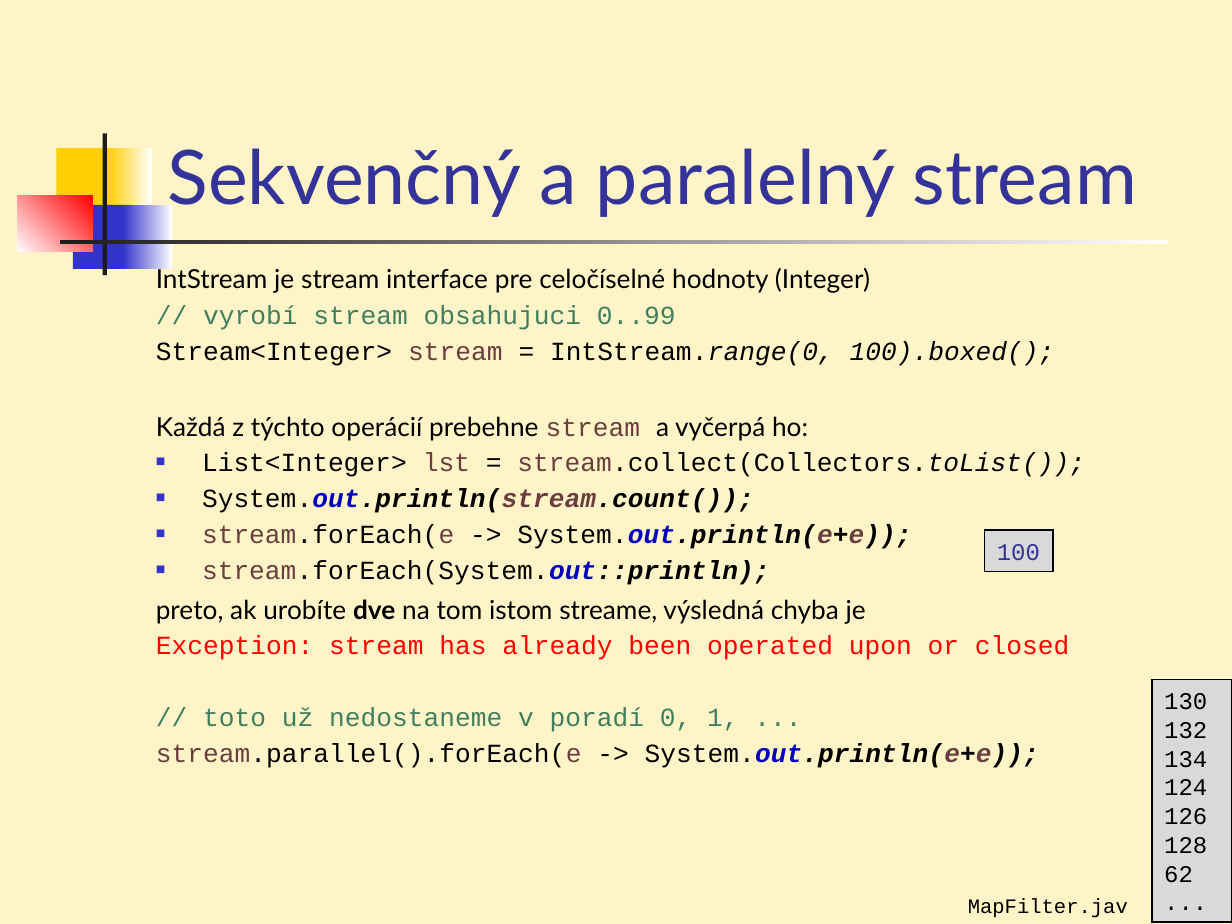
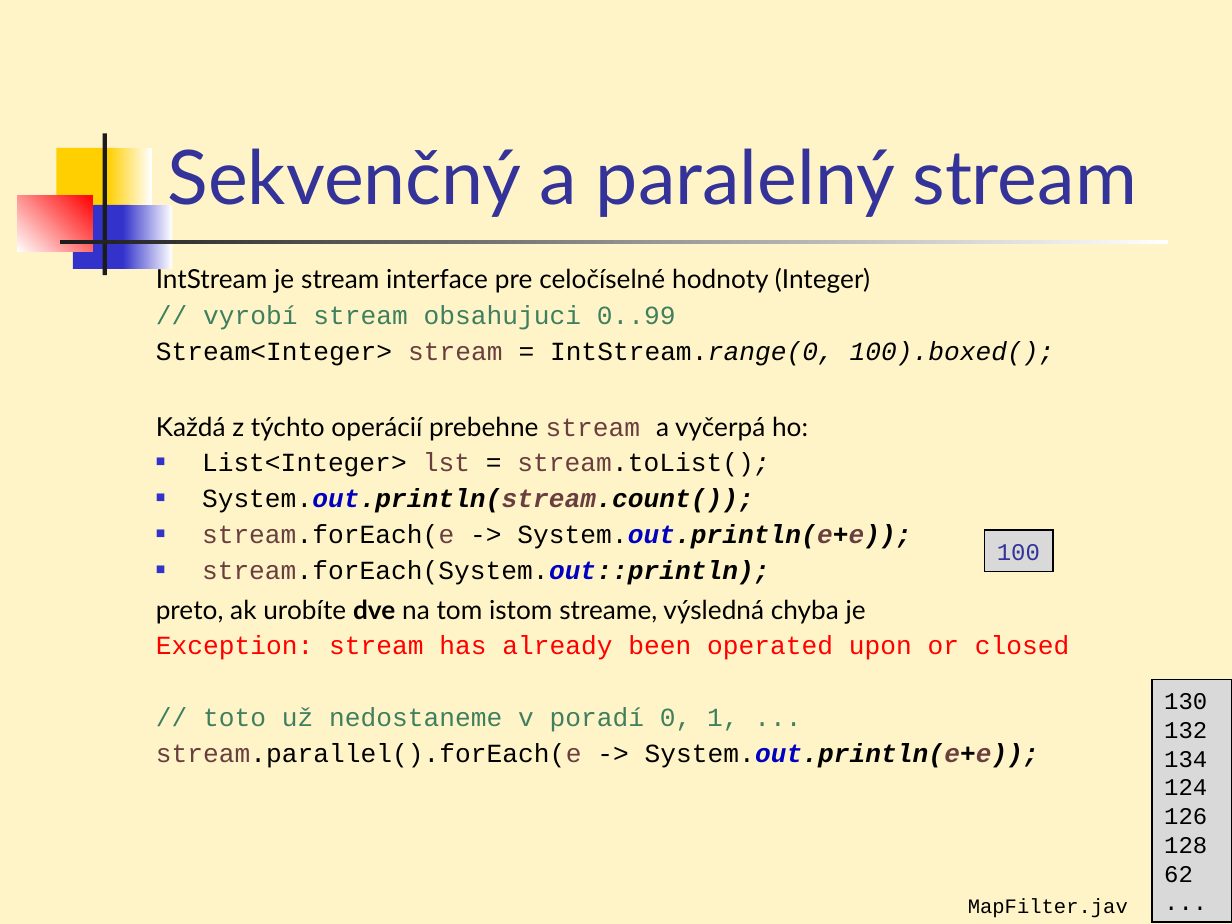
Before and after one commit to Programovanie4/Prednasky, a slide deck: slide 17 of 07/07_java.ppt. Drawn at 1232x924 pixels with LibreOffice and Linux fonts; fonts in the diff are those of the drawing. Boxes give left, top, right and bottom in pixels: in the first picture for what was removed or moved away, otherwise in the second. Text is boxed around its words. In the diff, an @@ line names an element or a change of style, - is before the commit and + after.

```diff
--- a/07/07_java.ppt
+++ b/07/07_java.ppt
@@ text at bbox=[202, 453, 769, 477]: text changed @@
-■ List<Integer> lst = stream.collect(Collectors.toList());
+■ List<Integer> lst = stream.toList();
```
Also in this commit, not shown: 12 other slides changed, 3 other files.
